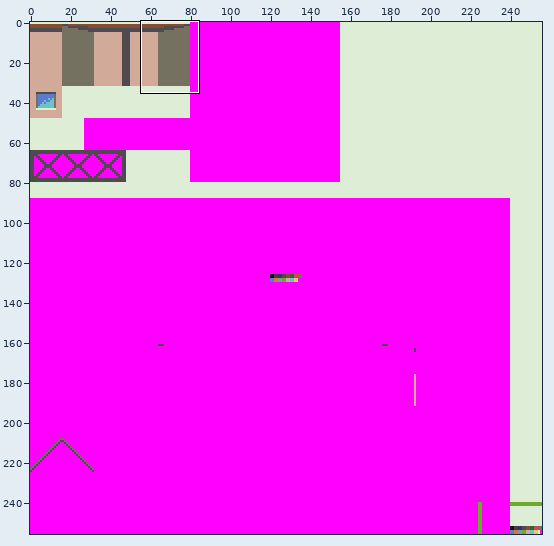
File history of a sprite sheet, assets/tiles1.png. The picture above shows the old version from afar; the outline marks the close-up.
Close-up. Earlier state:
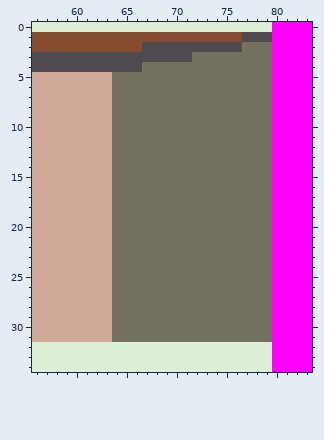
The file is 256x256 pixels. Shown: x 56..83, y 0..34.
And afterwards:
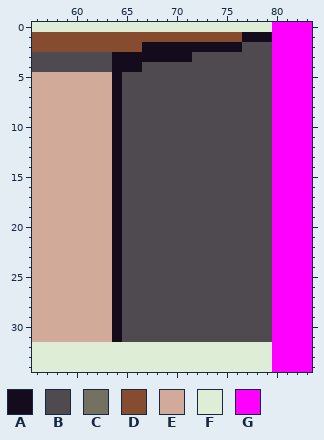
Palette (. is transparent): A #140c1c  B #4e4a4f  C #757161  D #854c30  E #d2aa99  F #deeed6  G #ff00ff
Difference:
y 1: x 77..79 BBB -> AAA
y 2: x 67..79 BBBBBBBBBBCCC -> AAAAAAAAAABBB
y 3: x 64..79 BBBBBBBBCCCCCCCC -> AAAAAAAABBBBBBBB
y 4: x 64..79 BBBCCCCCCCCCCCCC -> AAABBBBBBBBBBBBB
y 5..31: x 64..79 CCCCCCCCCCCCCCCC -> ABBBBBBBBBBBBBBB
Where, in picture pixels (left, top, right, bottom), the same in both close-ups:
changed: (112, 32, 272, 342)
